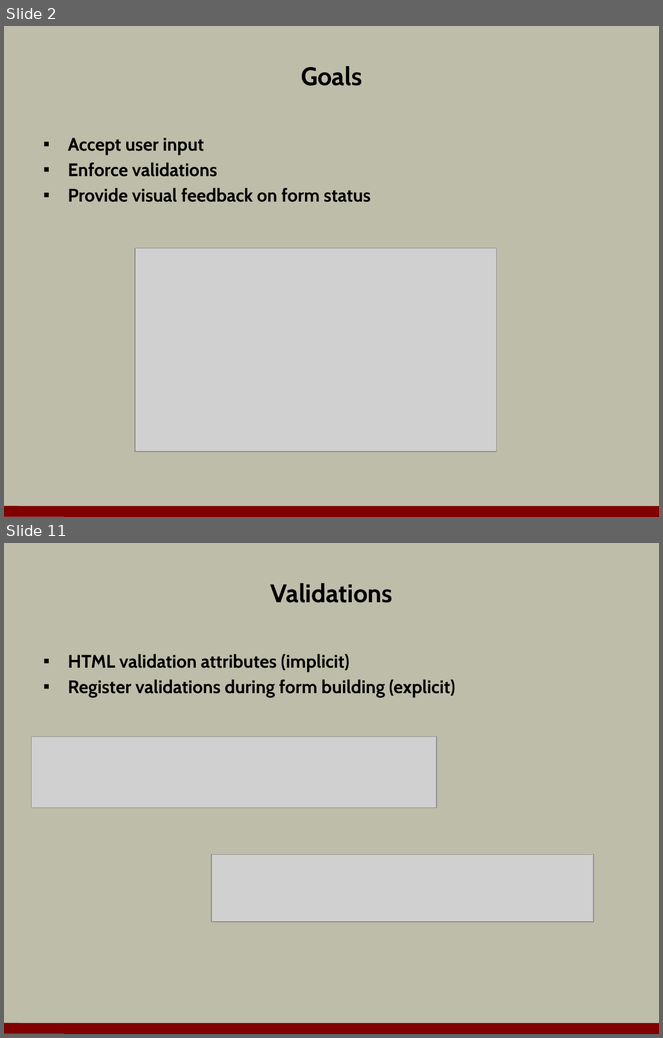
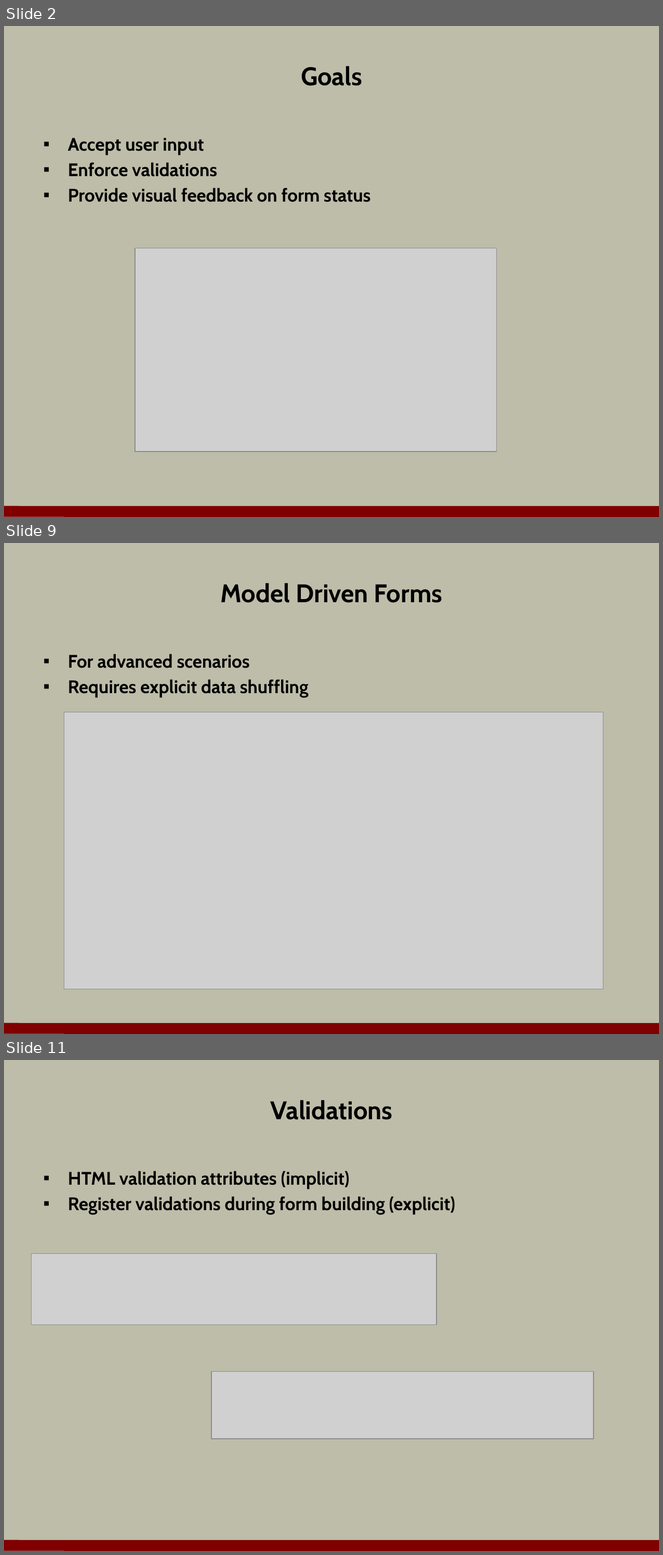
Before and after one commit to OdeToCode/classes, a slide deck: angular2/slides/06_forms.pptx. Shown one above the other, each under a label of ours: slides 2 and 11 before the commit, slides 2, 9 and 11 after it; the slides between them are not shown. The pictures are 663x1038 and 663x1555 pixels, drawn with LibreOffice and Linux fonts; fonts in the diff are those of the drawing; grey boxes stand for pictures; background and template pictures are left out. Boxes give left, top, right and bottom in pixels: in the first picture for what was removed or moved away, otherwise in the second. Text is boxed around its words. In the diff, an @@ line names an element or a change of style, - is before the commit and + after.

Commit message:
finished forms

```diff
--- a/angular2/slides/06_forms.pptx
+++ b/angular2/slides/06_forms.pptx
@@ slide 9 added at [4, 543, 659, 1034], background #BDBDA9; not listed: 1 template element that a slide beside it also shows @@
@@ title added at [221, 583, 442, 603], 28 pt, text #000000, bold @@
+Model Driven Forms
@@ text added at [68, 654, 309, 698], 20 pt, text #000000, bold @@
+▪ For advanced scenarios
+▪ Requires explicit data shuffling
@@ picture added at [64, 712, 604, 989] @@
```
Also in this commit, not shown: 3 slides changed, 6 other slides added, 9 slides removed.
